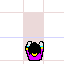
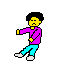
Layers edited between the first and the second 64px x 64px image:
added layer "hurtl" above "hurtr" over box(14, 12, 44, 61)
renamed "breakdancer copy" to "breakdanceb", hid it over box(25, 41, 44, 61)
hid "Layer 2" over box(0, 0, 64, 64)
